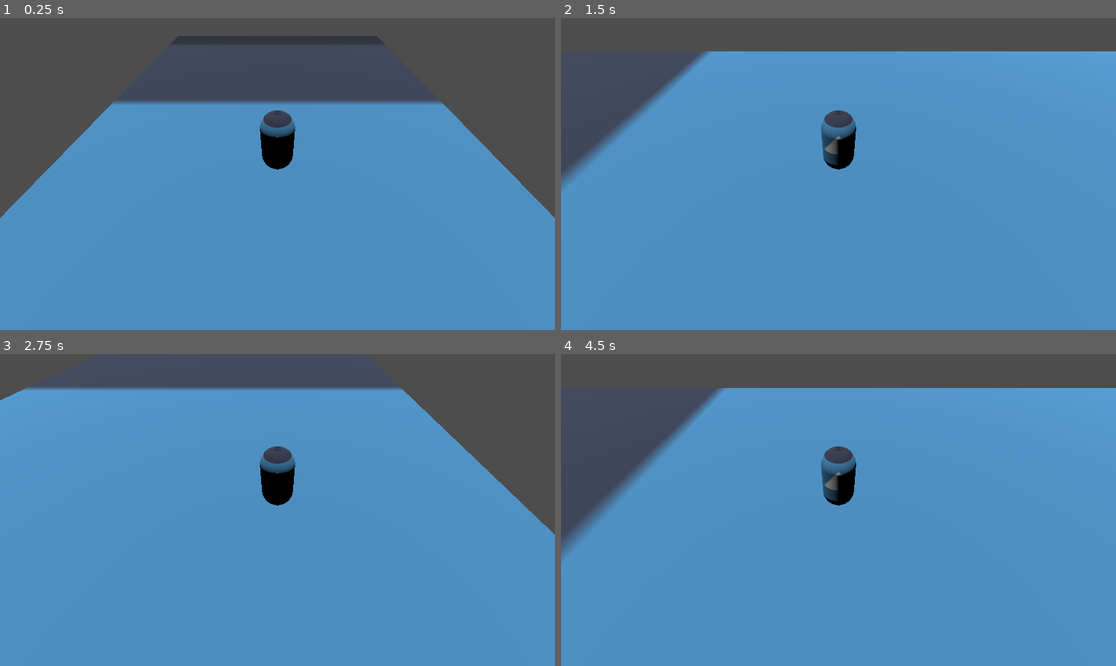
Above: before the commit, frames 1-4 (two rows, left to right).
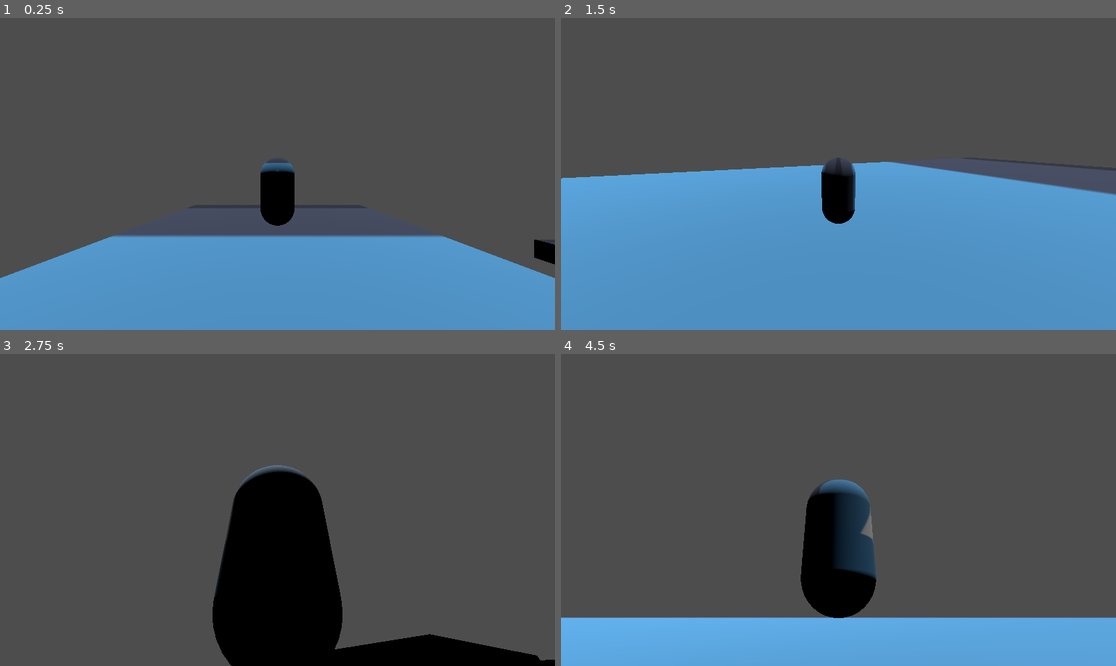
Above: after the commit, the same moments.

Repository: manmanlan/dl
Game: Godot game, scene res://manen/test.tscn
Two runs of this game, one before a commit and one after it. Both use one fixed random seed, a clock stepped at 60 frames per second and the inputs below. Before the commit the project starts from res://test.tscn. The engine's default icon, where the game draws it, is replaced by a stand-in: a white triangle on a blue panel in a dark square.
Inputs (mouse positions are in pixels of both pictures, inside the frame that each line leads up to):
- Up to frame 1 (0.25 s): no input
- Up to frame 2 (1.5 s): tap Enter (ui_accept) at 0.5, 0.77 s; move the mouse to (960, 158) at 0.52 s; hold D (right) 0.53-1.28 s; tap Q (rotate_camera_left) at 0.6 s; tap E (rotate_camera_right) at 0.8, 1.35 s; move the mouse to (727, 189) at 1.27 s; hold S (down) from 1.28 s (still down)
- Up to frame 3 (2.75 s): tap Enter (ui_accept) at 1.52 s; tap Q (rotate_camera_left) at 1.55, 2.1 s; move the mouse to (333, 441) at 2.02 s; release S (down) at 2.03 s; hold D (right) from 2.03 s (still down); tap E (rotate_camera_right) at 2.3 s
- Up to frame 4 (4.5 s): move the mouse to (810, 572) at 2.77 s; release D (right) at 2.78 s; hold W (up) 2.78-3.53 s; tap E (rotate_camera_right) at 2.85, 3.8, 4.35 s; tap Enter (ui_accept) at 3.02, 3.77 s; tap Q (rotate_camera_left) at 3.05, 3.6 s; move the mouse to (1005, 556) at 3.52 s; hold A (left) from 3.53 s (still down); move the mouse to (672, 463) at 4.27 s

The runs differ from the first frame. In frame 1, 39% of the frame differs, in the area x 0-100%, y 5-84%; in frame 2, 36%; in frame 3, 82%, in the area x 0-100%, y 10-100%; in frame 4, 80%.

Commit message:
camera

Diff:
--- a/player.gd
+++ b/manen/player.gd
@@ -15,20 +15,18 @@
 		velocity.y = JUMP_VELOCITY
 
 	# Get the input direction and handle the movement/deceleration.
-	# As good practice, you should replace UI actions with custom gameplay actions.
 	var input_dir := Input.get_vector("left", "right", "up", "down")
 	var direction := (transform.basis * Vector3(input_dir.x, 0, input_dir.y)).normalized()
-	if direction:
+	direction = direction.rotated(Vector3.UP, %Camera3D.global_rotation.y)
+
+	if direction != Vector3.ZERO:
 		velocity.x = direction.x * SPEED
 		velocity.z = direction.z * SPEED
+		# Make the player face the movement direction
+		var look_target = global_transform.origin + Vector3(direction.x, 0, direction.z)
+		$MeshInstance3D.look_at(look_target, Vector3.UP)
 	else:
 		velocity.x = move_toward(velocity.x, 0, SPEED)
 		velocity.z = move_toward(velocity.z, 0, SPEED)
 
-	if Input.is_action_just_pressed("rotate_camera_right"):
-		rotation_degrees.y-=90
-	if Input.is_action_just_pressed("rotate_camera_left"):
-		rotation_degrees.y+=90
-
-
 	move_and_slide()
--- a/manen/player.tscn
+++ b/manen/player.tscn
@@ -1,7 +1,8 @@
-[gd_scene load_steps=6 format=3 uid="uid://b0bu3en0pje13"]
+[gd_scene load_steps=7 format=3 uid="uid://b0bu3en0pje13"]
 
-[ext_resource type="Script" path="res://player.gd" id="1_oqntt"]
+[ext_resource type="Script" path="res://manen/player.gd" id="1_oqntt"]
 [ext_resource type="Texture2D" uid="uid://bfri4gtch0mbu" path="res://icon.svg" id="2_20y52"]
+[ext_resource type="Script" path="res://manen/spring_arm_3d.gd" id="3_r8bqo"]
 
 [sub_resource type="CapsuleShape3D" id="CapsuleShape3D_vktso"]
 
@@ -10,7 +11,7 @@
 
 [sub_resource type="CapsuleMesh" id="CapsuleMesh_i564t"]
 
-[node name="CharacterBody3D" type="CharacterBody3D"]
+[node name="player" type="CharacterBody3D"]
 transform = Transform3D(1, 0, 0, 0, 1, 0, 0, 0, 1, 0, 4.97073, 0)
 script = ExtResource("1_oqntt")
 
@@ -21,5 +22,10 @@
 material_override = SubResource("StandardMaterial3D_qqjx6")
 mesh = SubResource("CapsuleMesh_i564t")
 
-[node name="Camera3D" type="Camera3D" parent="."]
-transform = Transform3D(1, 0, 0, 0, 0.64643, 0.762973, 0, -0.762973, 0.64643, 0, 4.08739, 4.74456)
+[node name="SpringArm3D" type="SpringArm3D" parent="."]
+transform = Transform3D(1, 0, 0, 0, 1, 0, 0, 0, 1, 0, 0.509117, 0)
+spring_length = 6.0
+script = ExtResource("3_r8bqo")
+
+[node name="Camera3D" type="Camera3D" parent="SpringArm3D"]
+unique_name_in_owner = true
--- /dev/null
+++ b/manen/spring_arm_3d.gd
@@ -0,0 +1,17 @@
+extends SpringArm3D
+
+
+var mouse_sensetivity:=0.005
+
+# Called when the node enters the scene tree for the first time.
+func _ready() -> void:
+	Input.set_mouse_mode(Input.MOUSE_MODE_CAPTURED)
+
+
+func _unhandled_input(event: InputEvent) -> void:
+	if event is InputEventMouseMotion:
+		rotation.y-=event.relative.x*mouse_sensetivity
+		rotation.y=wrapf(rotation.y,0.0, TAU)
+
+		rotation.x-=event.relative.y*mouse_sensetivity
+		rotation.x=clamp(rotation.x, -PI/3, PI/4)
--- /dev/null
+++ b/manen/test.tscn
@@ -0,0 +1,50 @@
+[gd_scene load_steps=6 format=3 uid="uid://bwgb5isjl8x12"]
+
+[ext_resource type="Texture2D" uid="uid://bfri4gtch0mbu" path="res://icon.svg" id="1_de2cm"]
+[ext_resource type="PackedScene" uid="uid://b0bu3en0pje13" path="res://manen/player.tscn" id="2_kw4iq"]
+
+[sub_resource type="BoxShape3D" id="BoxShape3D_ko6v5"]
+
+[sub_resource type="StandardMaterial3D" id="StandardMaterial3D_hyral"]
+albedo_texture = ExtResource("1_de2cm")
+
+[sub_resource type="BoxMesh" id="BoxMesh_8m5c5"]
+
+[node name="test" type="Node3D"]
+
+[node name="StaticBody3D" type="StaticBody3D" parent="."]
+transform = Transform3D(25, 0, 0, 0, 1, 0, 0, 0, 50, 0, 0, 0)
+
+[node name="CollisionShape3D" type="CollisionShape3D" parent="StaticBody3D"]
+shape = SubResource("BoxShape3D_ko6v5")
+
+[node name="MeshInstance3D" type="MeshInstance3D" parent="StaticBody3D"]
+material_override = SubResource("StandardMaterial3D_hyral")
+mesh = SubResource("BoxMesh_8m5c5")
+
+[node name="CharacterBody3D" parent="." instance=ExtResource("2_kw4iq")]
+
+[node name="DirectionalLight3D" type="DirectionalLight3D" parent="."]
+transform = Transform3D(1, 0, 0, 0, -0.1485, 0.988912, 0, -0.988912, -0.1485, 0, 18.8403, -17.9638)
+
+[node name="StaticBody3D2" type="StaticBody3D" parent="."]
+transform = Transform3D(10, 0, 0, 0, 1, 0, 0, 0, 10, 18.9074, 1.15936, 0)
+
+[node name="CollisionShape3D" type="CollisionShape3D" parent="StaticBody3D2"]
+shape = SubResource("BoxShape3D_ko6v5")
+
+[node name="MeshInstance3D" type="MeshInstance3D" parent="StaticBody3D2"]
+material_override = SubResource("StandardMaterial3D_hyral")
+mesh = SubResource("BoxMesh_8m5c5")
+
+[node name="StaticBody3D3" type="StaticBody3D" parent="."]
+transform = Transform3D(10, 0, 0, 0, 1, 0, 0, 0, 10, 32.3845, 1.15936, 0)
+
+[node name="CollisionShape3D" type="CollisionShape3D" parent="StaticBody3D3"]
+shape = SubResource("BoxShape3D_ko6v5")
+
+[node name="MeshInstance3D" type="MeshInstance3D" parent="StaticBody3D3"]
+material_override = SubResource("StandardMaterial3D_hyral")
+mesh = SubResource("BoxMesh_8m5c5")
+
+[editable path="CharacterBody3D"]
--- a/project.godot
+++ b/project.godot
@@ -11,7 +11,7 @@
 [application]
 
 config/name="dl"
-run/main_scene="res://test.tscn"
+run/main_scene="res://manen/test.tscn"
 config/features=PackedStringArray("4.3", "Forward Plus")
 config/icon="res://icon.svg"
 
--- a/test.tscn
+++ /dev/null
@@ -1,28 +0,0 @@
-[gd_scene load_steps=6 format=3 uid="uid://bwgb5isjl8x12"]
-
-[ext_resource type="Texture2D" uid="uid://bfri4gtch0mbu" path="res://icon.svg" id="2_2178m"]
-[ext_resource type="PackedScene" uid="uid://b0bu3en0pje13" path="res://manen/player.tscn" id="2_voska"]
-
-[sub_resource type="BoxShape3D" id="BoxShape3D_ko6v5"]
-
-[sub_resource type="StandardMaterial3D" id="StandardMaterial3D_hyral"]
-albedo_texture = ExtResource("2_2178m")
-
-[sub_resource type="BoxMesh" id="BoxMesh_8m5c5"]
-
-[node name="test" type="Node3D"]
-
-[node name="StaticBody3D" type="StaticBody3D" parent="."]
-transform = Transform3D(25, 0, 0, 0, 1, 0, 0, 0, 50, 0, 0, 0)
-
-[node name="CollisionShape3D" type="CollisionShape3D" parent="StaticBody3D"]
-shape = SubResource("BoxShape3D_ko6v5")
-
-[node name="MeshInstance3D" type="MeshInstance3D" parent="StaticBody3D"]
-material_override = SubResource("StandardMaterial3D_hyral")
-mesh = SubResource("BoxMesh_8m5c5")
-
-[node name="CharacterBody3D" parent="." instance=ExtResource("2_voska")]
-
-[node name="DirectionalLight3D" type="DirectionalLight3D" parent="."]
-transform = Transform3D(1, 0, 0, 0, -0.1485, 0.988912, 0, -0.988912, -0.1485, 0, 18.8403, -17.9638)
